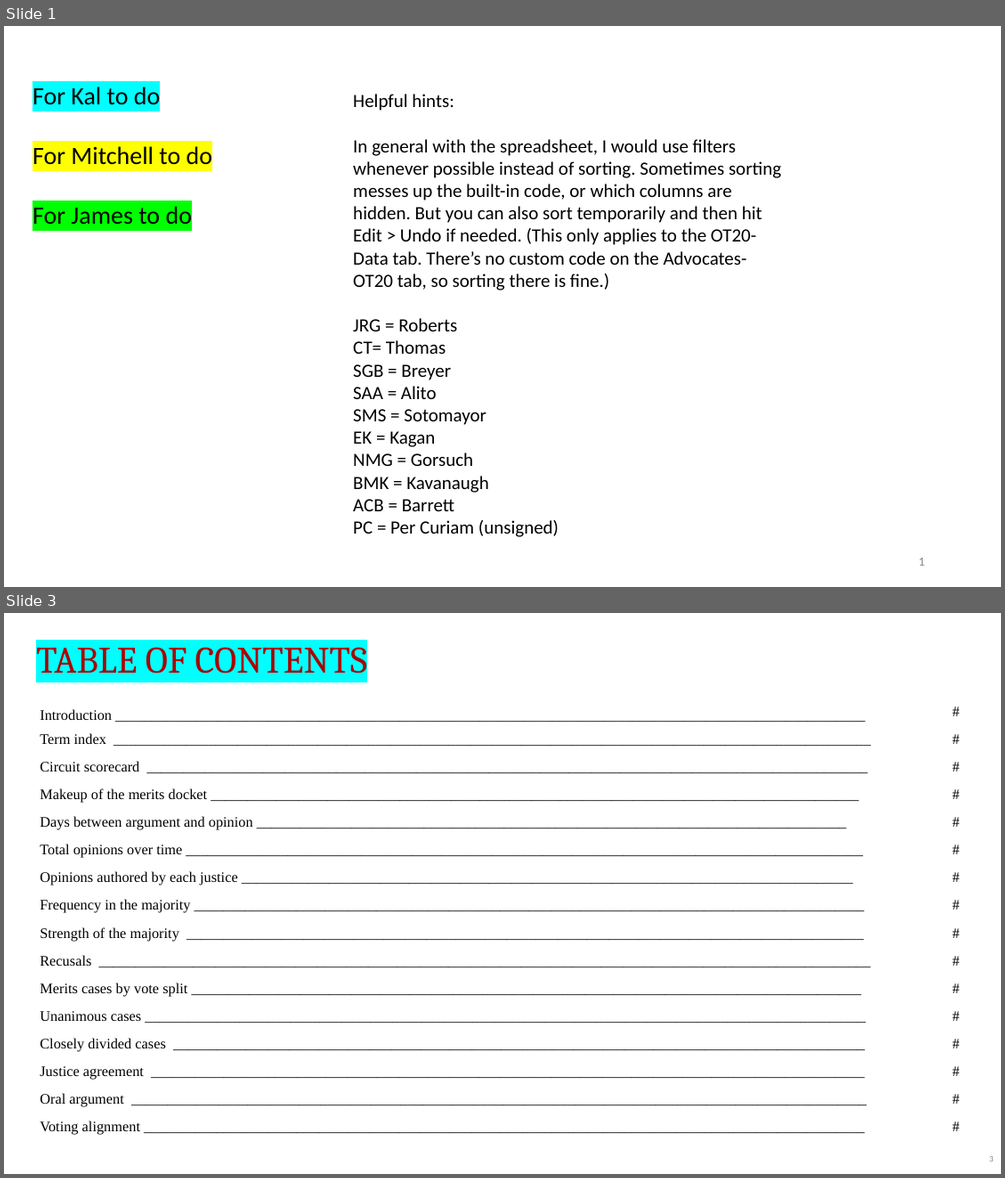
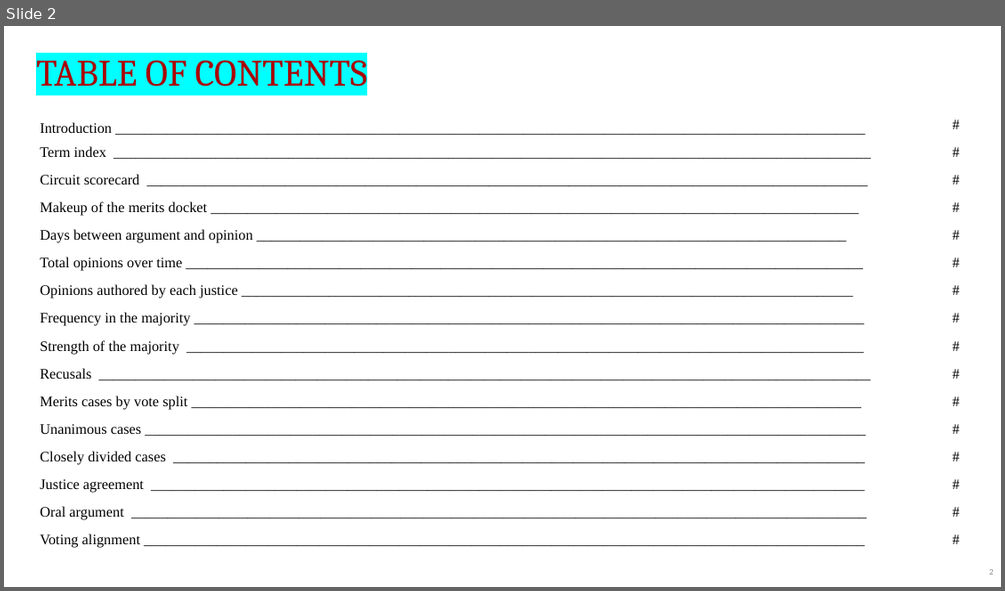
Before and after one commit to JakeTruscott/scotuswatch, a slide deck: Stat Reviews/OT24_StatReview/compilation/SCOTUSBlog/statpack_OT24.pptx. Shown one above the other, each under a label of ours: slides 1 and 3 before the commit, slide 2 after it; the slides between them are not shown. The pictures are 1005x1178 and 1005x591 pixels, drawn with LibreOffice and Linux fonts; fonts in the diff are those of the drawing. Boxes give left, top, right and bottom in pixels: in the first picture for what was removed or moved away, otherwise in the second. Text is boxed around its words. In the diff, an @@ line names an element or a change of style, - is before the commit and + after.

```diff
--- a/Stat Reviews/OT24_StatReview/compilation/SCOTUSBlog/statpack_OT24.pptx
+++ b/Stat Reviews/OT24_StatReview/compilation/SCOTUSBlog/statpack_OT24.pptx
@@ slide 1 removed at (x1=4, y1=26, x2=1001, y2=587), background #FFFFFF @@
@@ text removed at (x1=32, y1=87, x2=212, y2=224) @@
-For Kal to do
-For Mitchell to do
-For James to do
@@ text removed at (x1=353, y1=94, x2=781, y2=537) @@
-Helpful hints:
-In general with the spreadsheet, I would use filters whenever possible instead of sorting. Sometimes sorting messes up the built-in code, or which columns are hidden. But you can also sort temporarily and then hit Edit > Undo if needed. (This only applies to the OT20-Data tab. There’s no custom code on the Advocates-OT20 tab, so sorting there is fine.)
-JRG = Roberts
-CT= Thomas
-SGB = Breyer
-SAA = Alito
-SMS = Sotomayor
-EK = Kagan
-NMG = Gorsuch
-BMK = Kavanaugh
-ACB = Barrett
-PC = Per Curiam (unsigned)
@@ page number removed at (x1=918, y1=557, x2=924, y2=565) @@
-1
@@ what was slide 3 is now slide 2 @@
```
Also in this commit, not shown: 2 slides changed.
